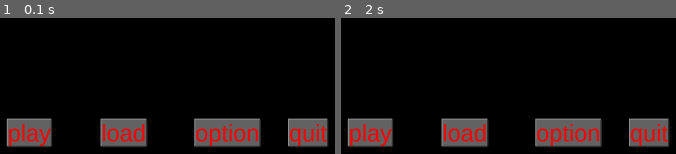
Above: before the commit, frames 1-2 (left to right).
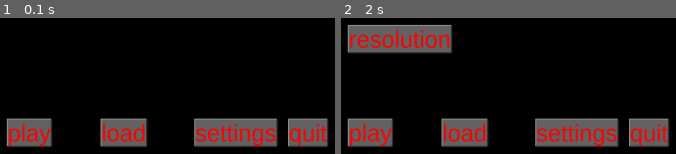
Above: after the commit, the same moments.

Repository: ale12d/pygame_project_1
Game: pygame game, started from main.py
Same seed, same stepped clock (60 frames per second), same inputs: the game is played once before the commit and once after it.
Inputs (mouse positions are in pixels of both pictures, inside the frame that each line leads up to):
- Up to frame 1 (0.1 s): no input
- Up to frame 2 (2 s): tap Enter at 0.33 s; hold Right 0.67-1.13 s; hold Up 1.17-1.63 s; click (575, 132) at 1.72 s, where only the run after the commit has a clickable "settings"

The runs differ from the first frame. In frame 1, 2.4% of the frame differs, in the area x 58-83%, y 73-95%; in frame 2, 8.8%, in the area x 1-83%, y 5-95%.

Commit message:
create settings button + pygame event on Keydown

Diff:
--- a/controllers/device.py
+++ b/controllers/device.py
@@ -10,3 +10,19 @@
         if self.event.type == pygame.MOUSEBUTTONDOWN:
             self.click = True
         return self.click
+
+
+class Keyboard:
+    def __init__(self, event):
+        self.event = event
+
+    def arrow_keys(self):
+        if self.event.type == pygame.KEYDOWN:
+            if self.event.key == pygame.K_LEFT:
+                print('l')
+            if self.event.key == pygame.K_RIGHT:
+                print('r')
+            if self.event.key == pygame.K_UP:
+                pass
+            if self.event.key == pygame.K_DOWN:
+                pass
--- a/controllers/main_controller.py
+++ b/controllers/main_controller.py
@@ -1,7 +1,6 @@
 import pygame
 from sys import exit
 from controllers.main_menu import MainMenuController
-from controllers.device import Mouse
 
 FRAMERATE = 60
 
--- a/controllers/main_menu.py
+++ b/controllers/main_menu.py
@@ -1,5 +1,5 @@
-from views import MainMenu
-from controllers.device import Mouse
+from views import MainMenu, SettingsMenu
+from controllers.device import Mouse, Keyboard
 import pygame
 
 
@@ -11,8 +11,11 @@
         mx, my = pygame.mouse.get_pos()
         mouse = Mouse(self.event)
 
+        keyboard = Keyboard(self.event)
+        keyboard.arrow_keys()
+
         main_menu = MainMenu()
-        play_button, load_button, option_button, quit_button = main_menu.display(screen)
+        play_button, load_button, settings_button, quit_button = main_menu.display(screen)
 
         if play_button.collidepoint((mx, my)):
             click = mouse.click_check()
@@ -22,10 +25,10 @@
             click = mouse.click_check()
             if click:
                 MainMenuController.load(self)
-        if option_button.collidepoint((mx, my)):
+        if settings_button.collidepoint((mx, my)):
             click = mouse.click_check()
             if click:
-                MainMenuController.option(self)
+                MainMenuController.settings(self, screen)
         if quit_button.collidepoint((mx, my)):
             click = mouse.click_check()
             if click:
@@ -37,8 +40,9 @@
     def load(self):
         pass
 
-    def option(self):
-        pass
+    def settings(self, screen):
+        settings = SettingsMenu()
+        settings.display(screen)
 
     def quit(self):
         pygame.quit()
--- a/views/__init__.py
+++ b/views/__init__.py
@@ -1,3 +1,3 @@
-from views.main_menu import MainMenu
+from views.main_menu import MainMenu, SettingsMenu
 
-__all__ = ["MainMenu"]
+__all__ = ["MainMenu", "SettingsMenu"]
--- a/views/main_menu.py
+++ b/views/main_menu.py
@@ -8,10 +8,10 @@
     def display(self, screen):
         play_button = MainMenu.button(self, screen, (25, 300), "play")
         load_button = MainMenu.button(self, screen, (225, 300), "load")
-        option_button = MainMenu.button(self, screen, (425, 300), "option")
+        settings_button = MainMenu.button(self, screen, (425, 300), "settings")
         quit_button = MainMenu.button(self, screen, (625, 300), "quit")
 
-        return play_button, load_button, option_button, quit_button
+        return play_button, load_button, settings_button, quit_button
 
     def button(self, screen, position, text):
         font = pygame.font.SysFont("Arial", 50)
@@ -24,3 +24,18 @@
         pygame.draw.line(screen, (50, 50, 50), (x + w, y + h), [x + w, y], 5)
         pygame.draw.rect(screen, (100, 100, 100), (x, y, w, h))
         return screen.blit(text_render, (x, y))
+
+
+class LoadMenu:
+    def __init__(self):
+        pass
+
+
+class SettingsMenu:
+    def __init__(self):
+        pass
+
+    def display(self, screen):
+        resolution_button = MainMenu.button(self, screen, (25, 100), "resolution")
+
+        return resolution_button
